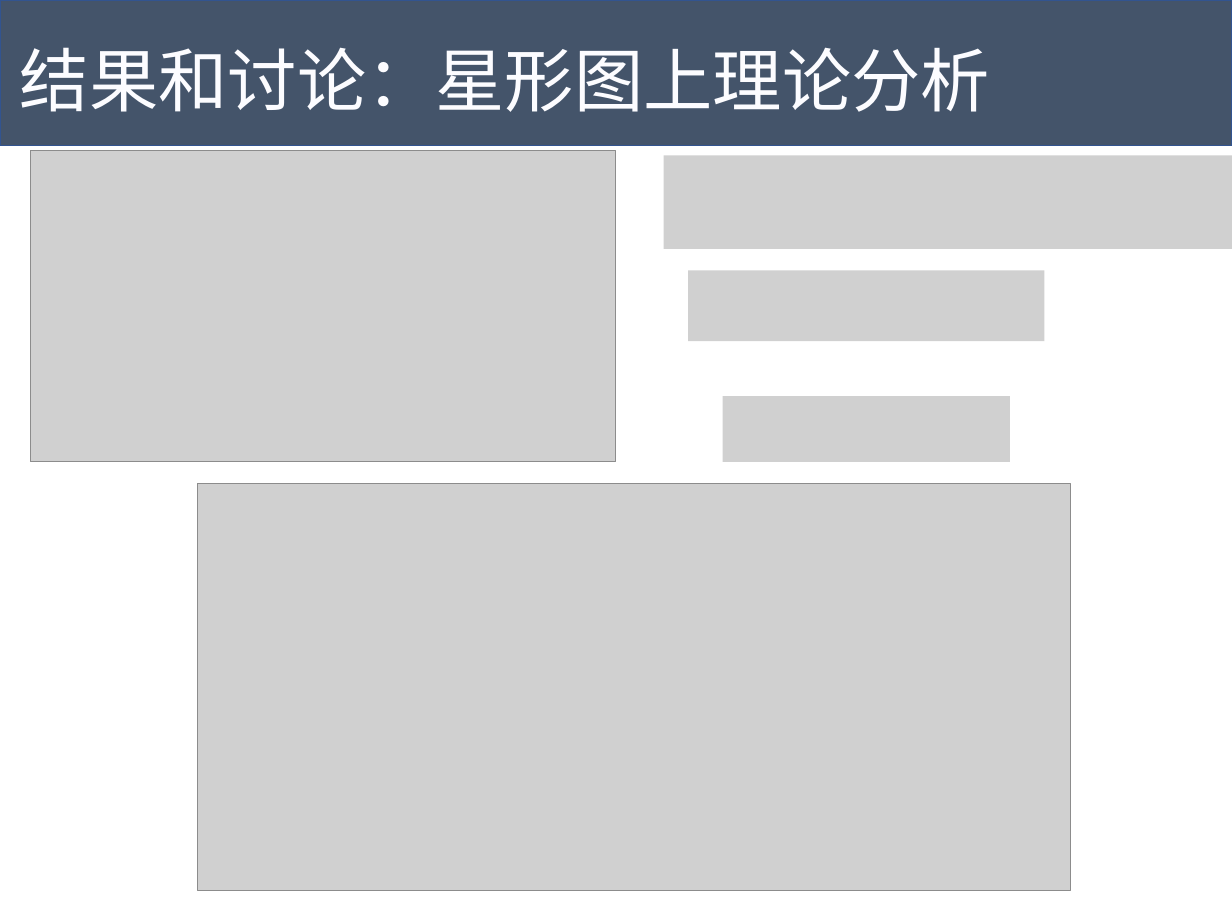
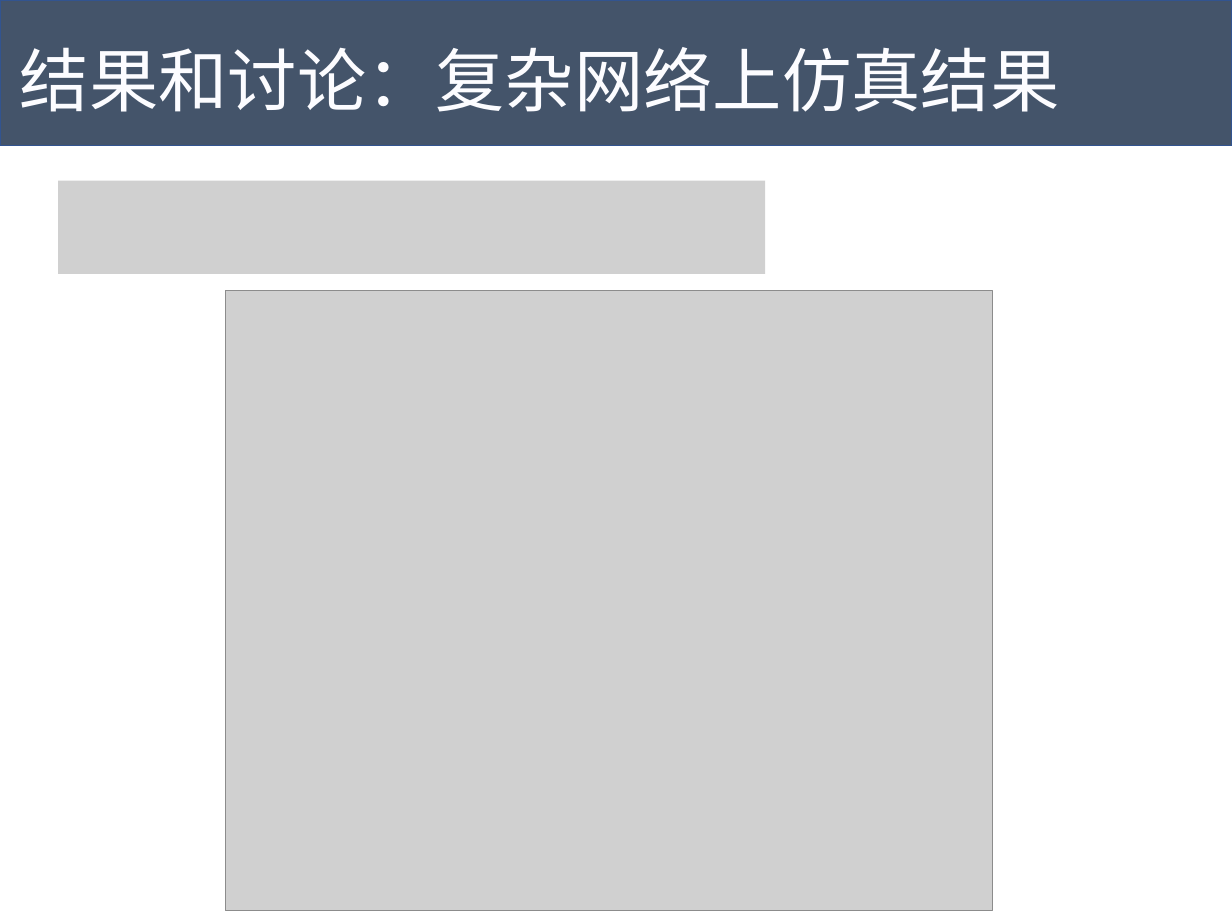
Before and after one commit to Tigerrr07/GNN-tiger, a slide deck: slide 13 of dynamics/pre.pptx (slide 11 before the commit). Drawn at 1232x924 pixels with LibreOffice and Linux fonts; fonts in the diff are those of the drawing; grey boxes stand for pictures. Boxes give left, top, right and bottom in pixels: in the first picture for what was removed or moved away, otherwise in the second. Text is boxed around its words. In the diff, an @@ line names an element or a change of style, - is before the commit and + after.

```diff
--- a/dynamics/pre.pptx
+++ b/dynamics/pre.pptx
@@ text at (x1=20, y1=47, x2=1059, y2=112): text changed @@
-结果和讨论：星形图上理论分析
+结果和讨论：复杂网络上仿真结果
@@ picture removed at (x1=30, y1=151, x2=616, y2=462) @@
@@ picture removed at (x1=664, y1=155, x2=1232, y2=249) @@
@@ picture added at (x1=58, y1=180, x2=765, y2=274) @@
@@ picture resized from (x1=198, y1=483, x2=1070, y2=891) to (x1=226, y1=290, x2=993, y2=910) @@
@@ picture removed at (x1=689, y1=271, x2=1045, y2=342) @@
@@ picture removed at (x1=723, y1=396, x2=1010, y2=462) @@
```
Also in this commit, not shown: 7 other slides changed, 3 slides added, 1 other file.
